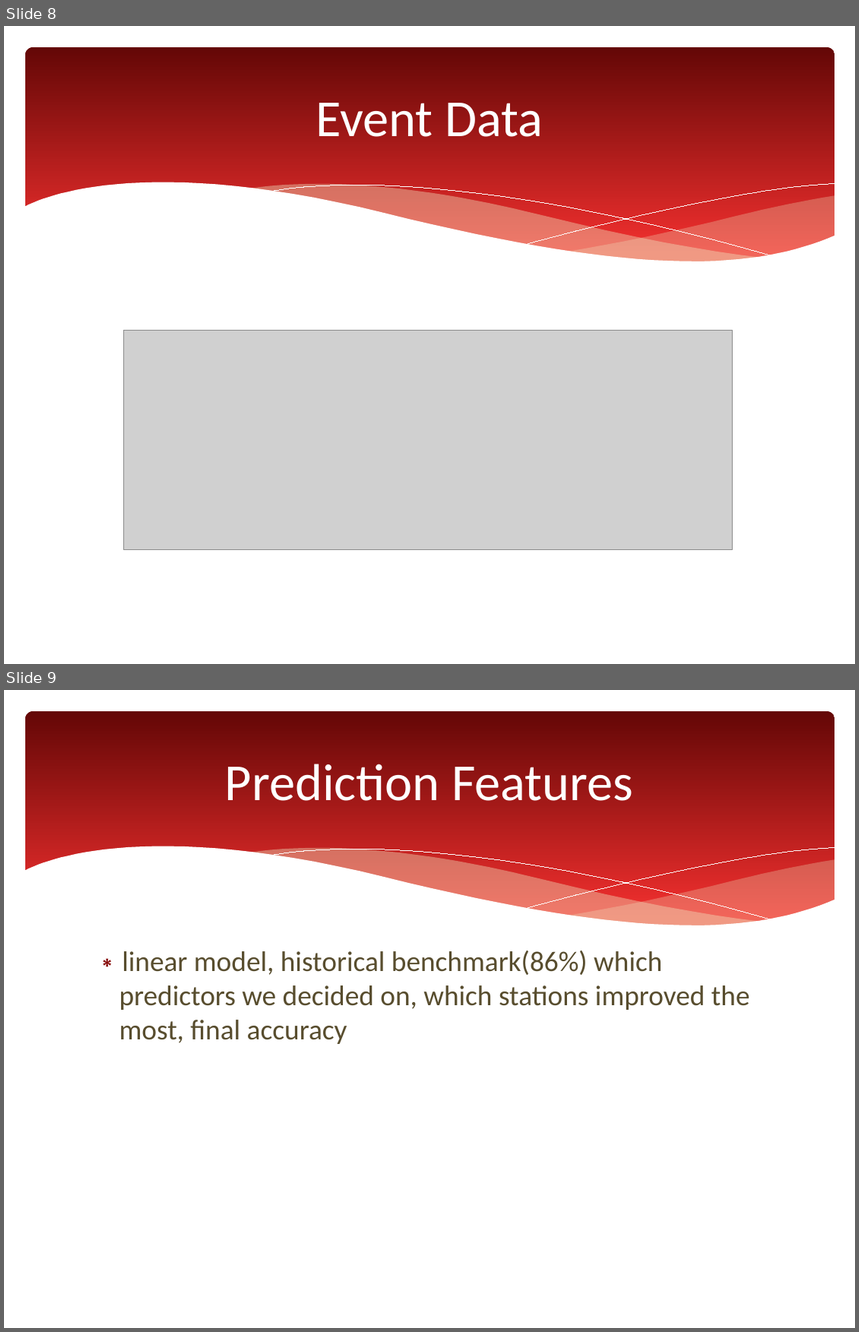
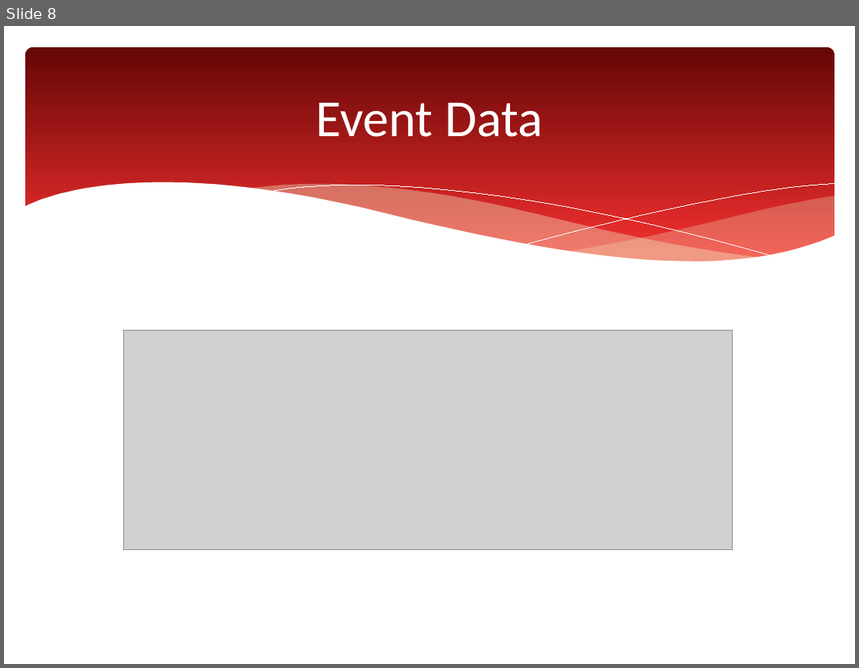
Before and after one commit to azampagl/harvard-capstone, a slide deck: docs/presentations/executive/mbta-capstone_executive.pptx. Shown one above the other, each under a label of ours: slides 8 and 9 before the commit, slide 8 after it. The pictures are 859x1332 and 859x668 pixels, drawn with LibreOffice and Linux fonts; fonts in the diff are those of the drawing; grey boxes stand for pictures. Boxes give left, top, right and bottom in pixels: in the first picture for what was removed or moved away, otherwise in the second. Text is boxed around its words. In the diff, an @@ line names an element or a change of style, - is before the commit and + after.

```diff
--- a/docs/presentations/executive/mbta-capstone_executive.pptx
+++ b/docs/presentations/executive/mbta-capstone_executive.pptx
@@ slide 9 removed at (4,690,855,1328), background #FFFFFF; not listed: 6 template elements that a slide beside it also shows @@
@@ title removed at (225,764,633,801) @@
-Prediction Features
@@ text removed at (120,951,750,1044) @@
-∗ linear model, historical benchmark(86%) which predictors we decided on, which stations improved the most, final accuracy
```
Also in this commit, not shown: 1 slide changed, 14 slides added, 8 other files.
